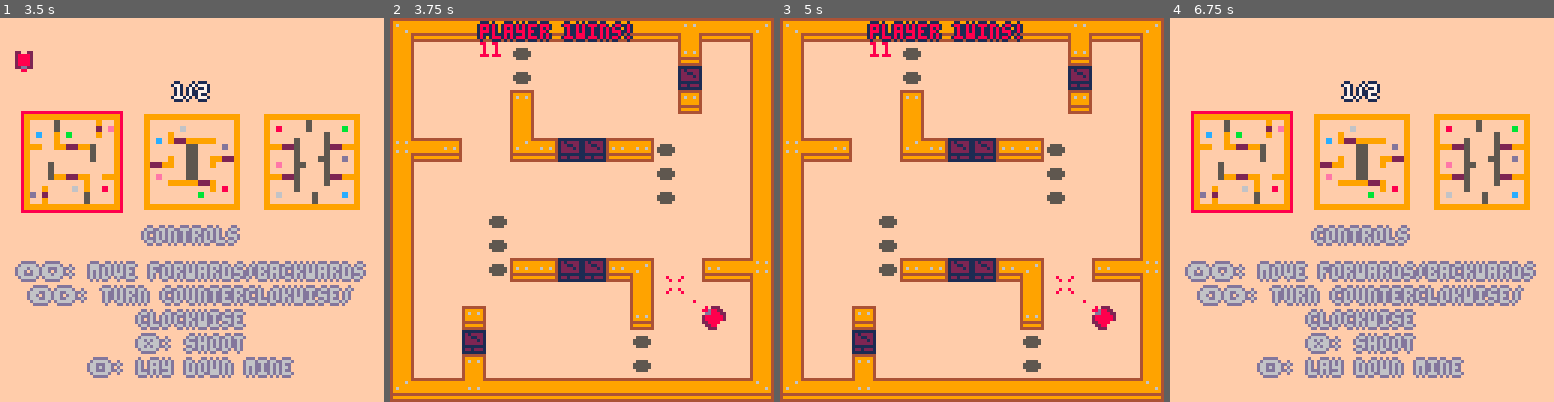
Above: before the commit, frames 1-4 (left to right).
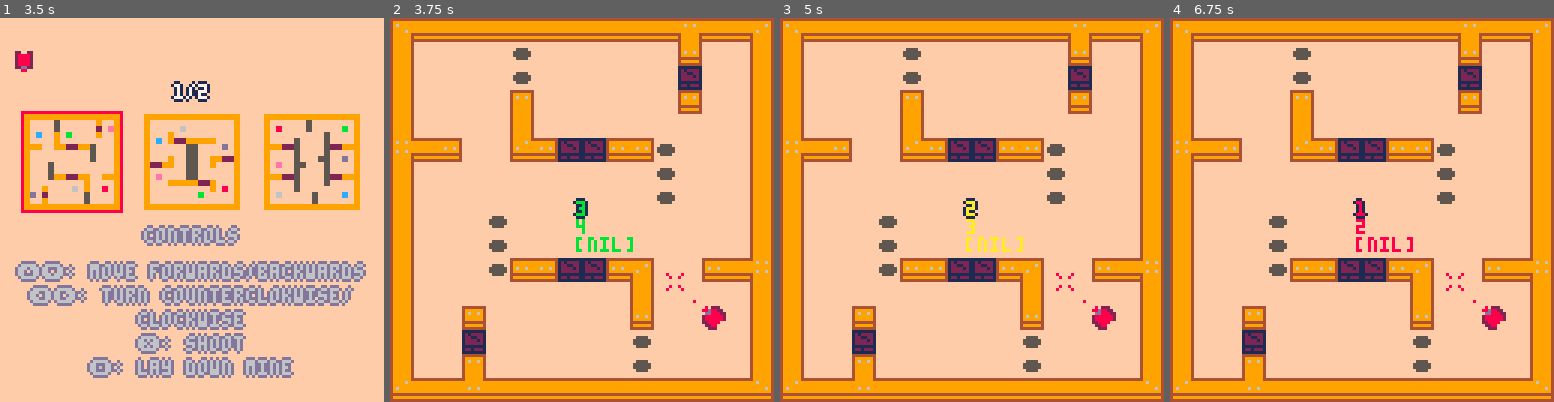
Above: after the commit, the same moments.

Repository: TizianoBR/tanks
Game: PICO-8 cartridge tanks.p8
Same seed, same stepped clock (60 frames per second), same inputs: the game is played once before the commit and once after it.
Inputs:
- Up to frame 1 (3.5 s): tap X (X key) at 0.33, 1.07, 1.85, 2.97 s; tap O (Z key) at 0.7, 1.7, 2.1, 2.5, 2.9, 3.3 s; hold Right 1.6-2.1 s; hold Up 2.15-2.42 s; hold Right 2.47-3.03 s; hold Left from 3.08 s (still down)
- Up to frame 2 (3.75 s): release Left at 3.58 s; hold Down from 3.63 s (still down); tap O (Z key) at 3.7 s
- Up to frame 3 (5 s): release Down at 3.97 s; hold Right 4.02-4.68 s; tap X (X key) at 4.08 s; tap O (Z key) at 4.1, 4.5, 4.9 s; hold Up from 4.73 s (still down)
- Up to frame 4 (6.75 s): release Up at 5.03 s; hold Left 5.08-5.68 s; tap X (X key) at 5.2, 6.32 s; tap O (Z key) every 0.4 s from 5.3 to 6.5 s; hold Down 5.73-6.03 s; hold Right 6.08-6.58 s; hold Right from 6.63 s (still down)

Frame 1 is identical in both runs. In frame 2, 2.4% of the frame differs, in the area x 22-77%, y 0-72%; in frame 3, 2.4%; in frame 4, 52%, in the area x 0-100%, y 0-100%.

Commit message:
Round start countdown

Diff:
--- a/tanks.p8
+++ b/tanks.p8
@@ -125,7 +125,12 @@
 	 update_walls()
 
 	 if plr_id==1 then
-		 check_winner()
+		 update_countdown()
+
+		 if control~=mid(2,control,5)
+		  then
+		  check_winner()
+		 end
 		end
 	end
 
@@ -154,11 +159,16 @@
 	 draw_mine_explosions()
 	 draw_reticle()
 
+	 if control<=4 then
+	  draw_countdown()
+	 end
+
 	 if timer.win then
 	  draw_win()
 	 end
 
 	 ?control
+	 ?timer.win
 	end
 end
 
@@ -251,6 +261,17 @@
 
  if timer.win==0 then
   control=0
+  init_slct()
+ end
+end
+
+function update_countdown()
+ if control==mid(2,control,5)
+  and not timer.countdown then
+  control-=1
+  if control>0 then
+   timer.countdown=30
+  end
  end
 end
 
@@ -733,9 +754,15 @@
 end
 
 function draw_win()
- printo("player "..(control-10)..
-  "wins!",30,2,tank_pal[control
-  -10][1])
+ printo("player "..(control-10)
+  .." wins!",30,2,
+  tank_pal[control-10][1])
+end
+
+function draw_countdown()
+ local c={8,10,11}
+ printo(control-1,62,61,
+  c[control-1])
 end
 
 function printo(t,x,y,c1,c2)
@@ -942,7 +969,7 @@
 
  if plr_id==1 then
   if btnp2(❎) or btnp2(🅾️) then
-   control=1
+   control=5
    copy_map(level)
    sfx(8,-2)
   end
Not shown, changed: tanks.js
